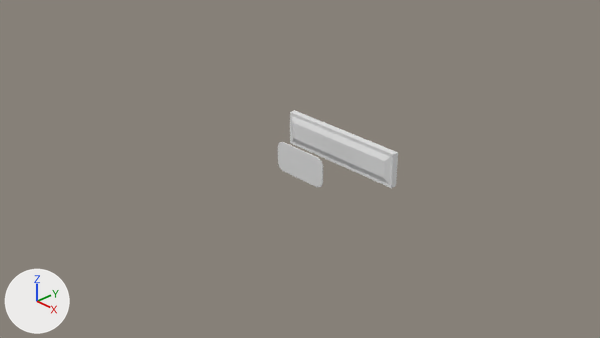
What one commit did to the Blender file Unity/WatcherUnity/Assets/Blender Objects/Files/identifiers.blend.
Rendered twice from the file's camera 'Camera'. The lights are fixed; the arrows at lower left show +X, +Y and +Z.

In view in the first picture: 'Exit', 'Storage'.
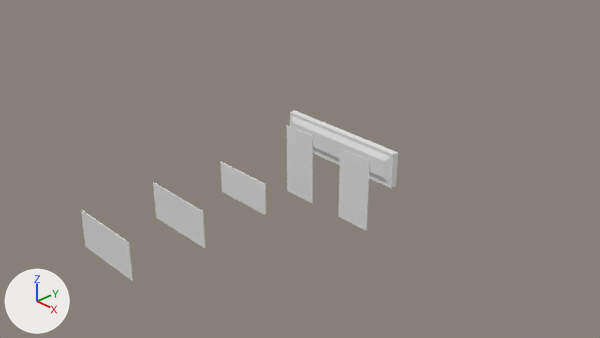
Boxes (x1, y1, x2, y2) around the edits, measured in the pictures (600 x 338 px):
'Storage', moved: before (278, 142, 323, 187); after (220, 161, 266, 215)
'LiftDown', added: after (338, 148, 370, 231)
    faces in mat_material (white #e7e7e7): (340, 151, 367, 228)
    faces in mat_shell (white #e7e7e7): (338, 148, 370, 231)
'StorageDir', added: after (153, 182, 206, 248)
    faces in mat_material (white #e7e7e7): (155, 186, 203, 245)
    faces in mat_shell (white #e7e7e7): (153, 182, 206, 248)
'Lift', added: after (287, 125, 313, 203)
    faces in mat_material (white #e7e7e7): (288, 128, 311, 201)
    faces in mat_shell (white #e7e7e7): (287, 125, 313, 203)
'Servers', added: after (81, 209, 133, 281)
    faces in mat_material (white #e7e7e7): (82, 213, 131, 278)
    faces in mat_shell (white #e7e7e7): (81, 209, 133, 281)

Edits to the bpy script that builds the scene:
```text
Add me_plane_004:
    me_plane_004.from_pydata(...)  # 51 vertices, 38 faces; spans x -0.5..0.5, y -0.25..0.25, z -0.01..0.003
    # faces by material slot: [2, 36]
    me_plane_004.materials.append(mat_material)  # white #e7e7e7
    me_plane_004.materials.append(mat_shell)  # white #e7e7e7
Add me_plane_002:
    me_plane_002.from_pydata(...)  # 486 vertices, 471 faces; spans x -0.5..0.5, y -0.25..0.25, z -0.01..0.002
    # faces by material slot: [2, 469]
    me_plane_002.materials.append(mat_material)  # white #e7e7e7
    me_plane_002.materials.append(mat_shell)  # white #e7e7e7
Add me_plane_003:
    me_plane_003.from_pydata(...)  # 51 vertices, 38 faces; spans x -0.5..0.5, y -0.25..0.25, z -0.01..0.003
    # faces by material slot: [2, 36]
    me_plane_003.materials.append(mat_material)  # white #e7e7e7
    me_plane_003.materials.append(mat_shell)  # white #e7e7e7
Add me_plane_001:
    me_plane_001.from_pydata(...)  # 468 vertices, 455 faces; spans x -0.5..0.5, y -0.25..0.25, z -0.01..0.003
    # faces by material slot: [2, 453]
    me_plane_001.materials.append(mat_material)  # white #e7e7e7
    me_plane_001.materials.append(mat_shell)  # white #e7e7e7
Change ob_storage:
    ob_storage.location: (0.0, 0.0, 0.0) -> (0.0, -1.0, 0.0)
Add ob_liftdown:
    ob_liftdown = bpy.data.objects.new('LiftDown', me_plane_004)
    ob_liftdown.location = (1.0, 0.0, 0.0)
    ob_liftdown.rotation_euler = (1.571, -1.571, 0.0)  # degrees (90, -90, 0)
Add ob_servers:
    ob_servers = bpy.data.objects.new('Servers', me_plane_002)
    ob_servers.location = (0.0, -3.0, 0.0)
    ob_servers.rotation_euler = (1.571, 0.0, 0.0)  # degrees (90, 0, 0)
Add ob_lift:
    ob_lift = bpy.data.objects.new('Lift', me_plane_003)
    ob_lift.location = (0.0, 0.0, 0.0)
    ob_lift.rotation_euler = (1.571, -1.571, 0.0)  # degrees (90, -90, 0)
Add ob_storagedir:
    ob_storagedir = bpy.data.objects.new('StorageDir', me_plane_001)
    ob_storagedir.location = (0.0, -2.0, 0.0)
    ob_storagedir.rotation_euler = (1.571, 0.0, 0.0)  # degrees (90, 0, 0)
```
